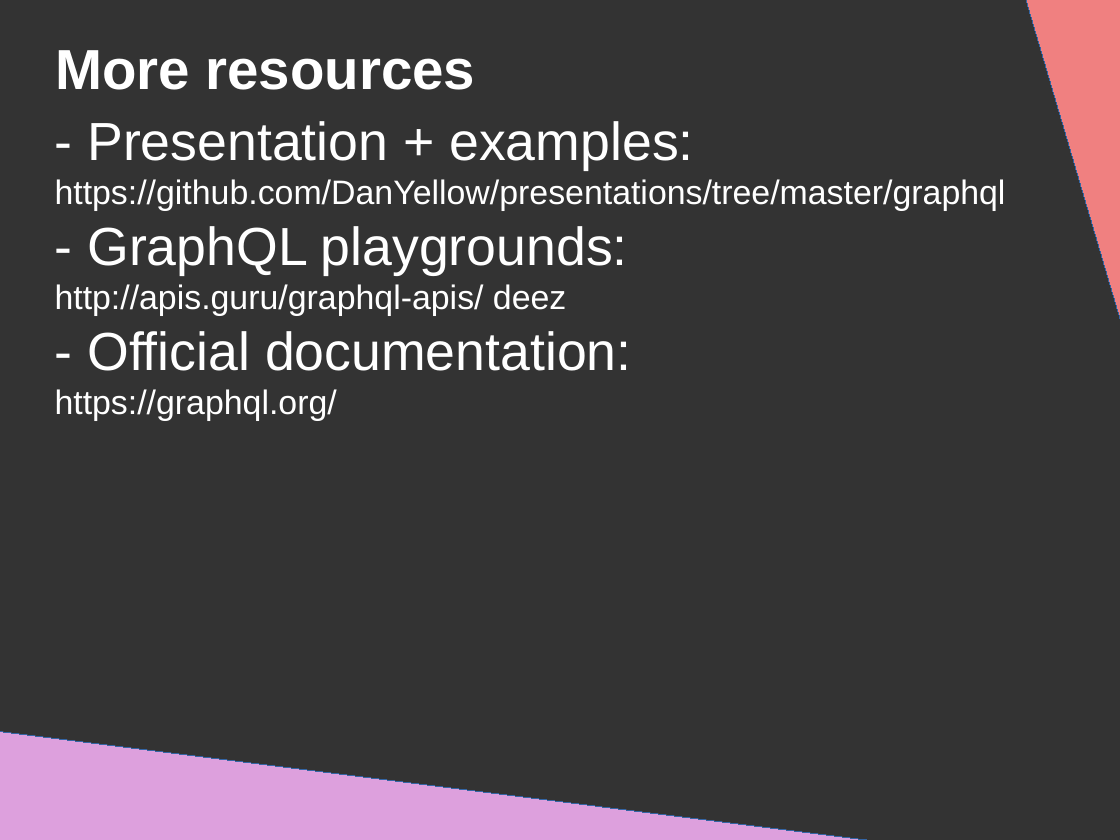
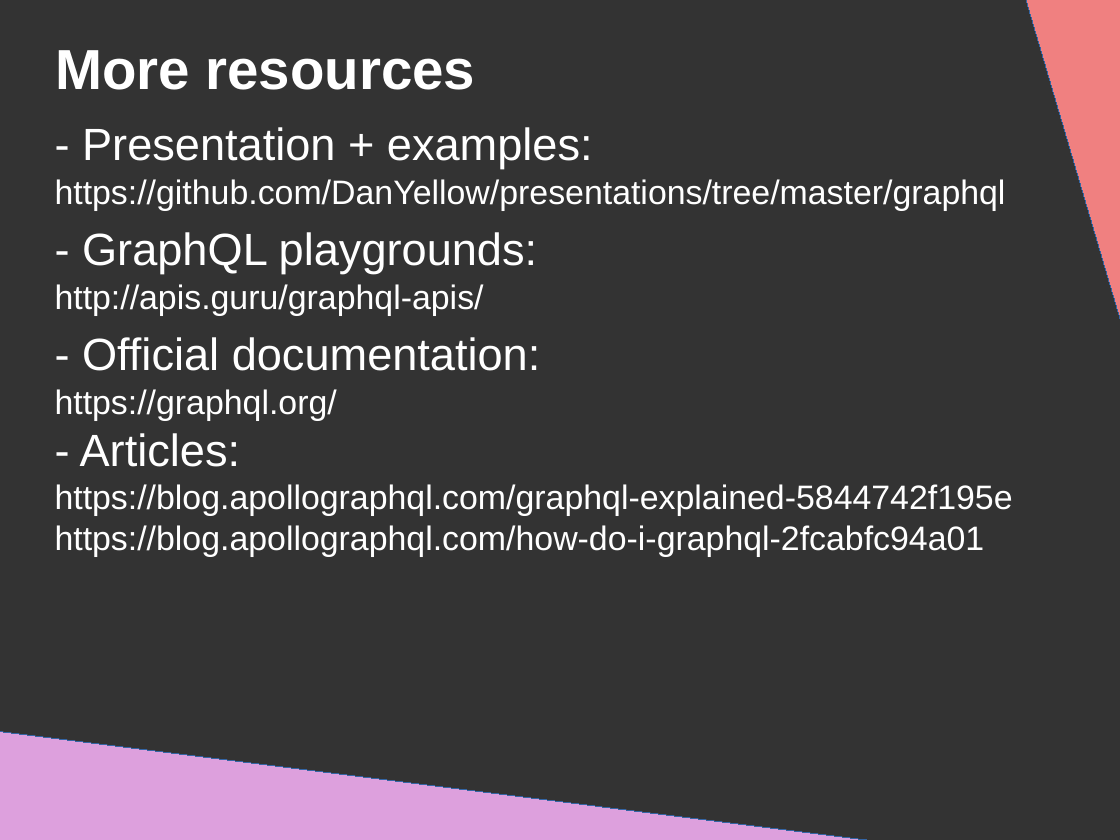
Before and after one commit to DanYellow/presentations, a slide deck: slide 69 of graphql/presentation.odp (slide 67 before the commit). Drawn at 1120x840 pixels with LibreOffice and Linux fonts; fonts in the diff are those of the drawing. Boxes give left, top, right and bottom in pixels: in the first picture for what was removed or moved away, otherwise in the second. Text is boxed around its words. In the diff, an @@ line names an element or a change of style, - is before the commit and + after.

Commit message:
Updates presentation

```diff
--- a/graphql/presentation.odp
+++ b/graphql/presentation.odp
@@ title at <box>55,127,1013,557</box>: text changed @@
-- Presentation + examples: https://github.com/DanYellow/presentations/tree/master/graphql
-- GraphQL playgrounds:
-http://apis.guru/graphql-apis/ deez
-- Official documentation:
-https://graphql.org/
+- Presentation + examples: https://github.com/DanYellow/presentations/tree/master/graphql
+- GraphQL playgrounds:
+http://apis.guru/graphql-apis/
+- Official documentation:
+https://graphql.org/
+- Articles:
+https://blog.apollographql.com/graphql-explained-5844742f195e
+https://blog.apollographql.com/how-do-i-graphql-2fcabfc94a01
```
Also in this commit, not shown: 6 other slides changed, 2 slides added, 5 other files.
